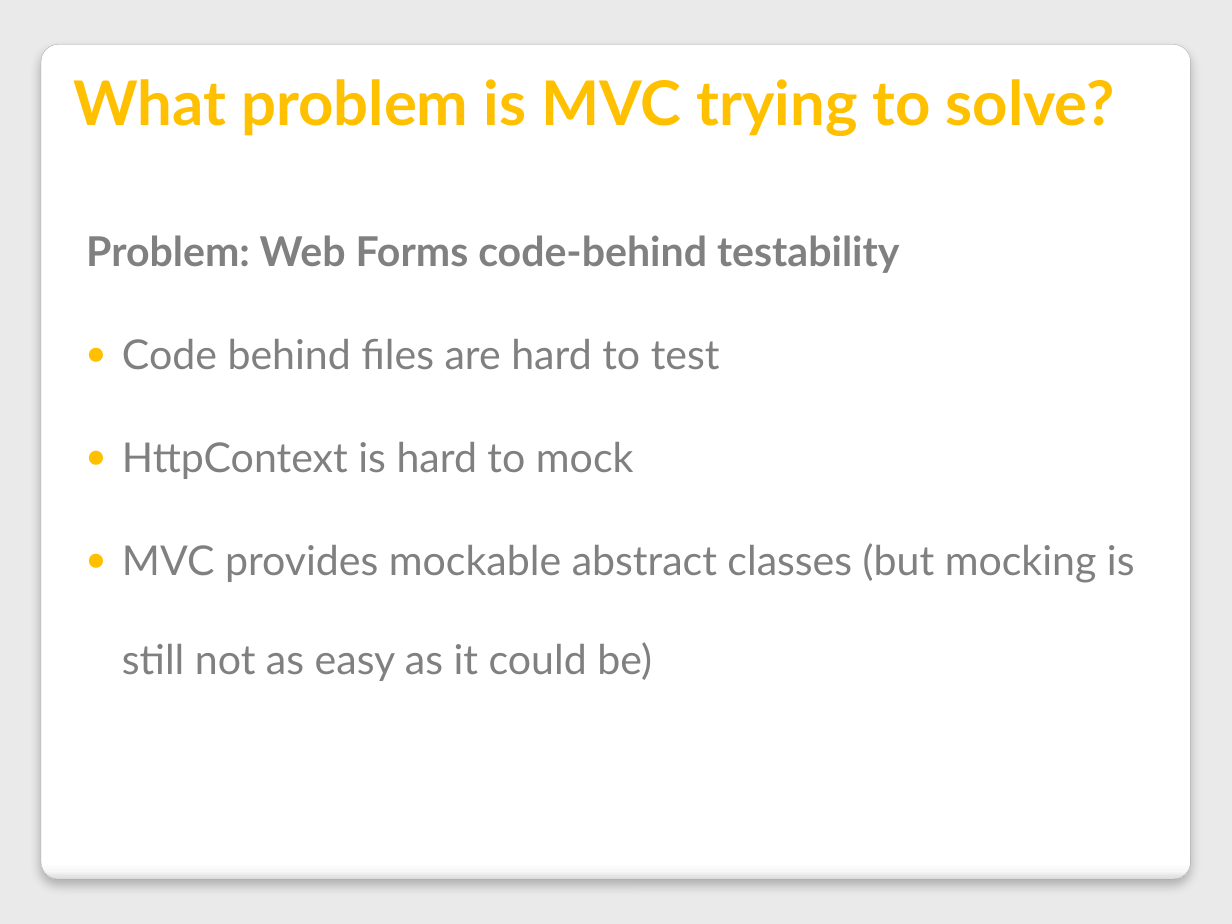
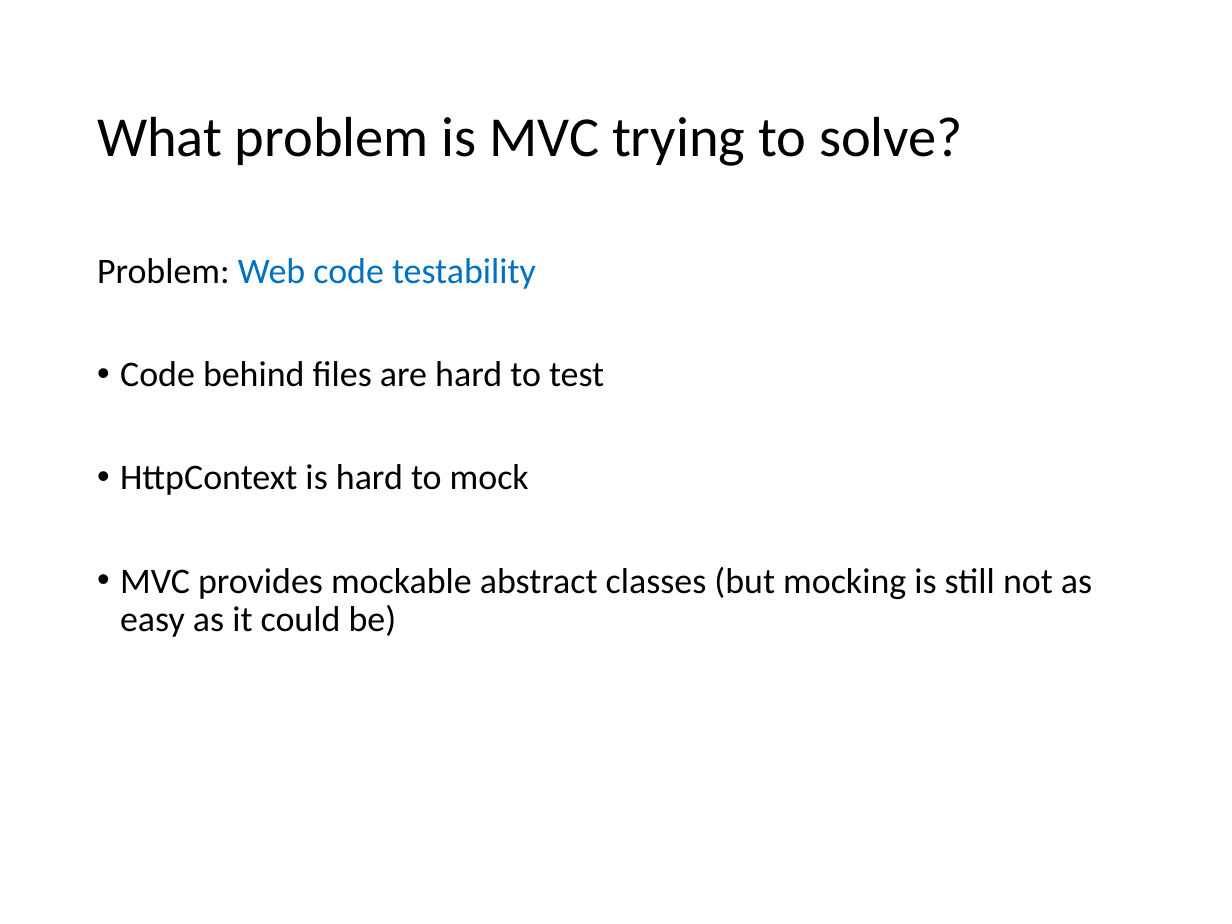
Before and after one commit to VolareSoftware/Presentations, a slide deck: slide 16 of Intro to MVC and Web API - Denver Dev Days/Introduction to MVC and Web API.pptx (slide 19 before the commit). Drawn at 1232x924 pixels with LibreOffice and Linux fonts; fonts in the diff are those of the drawing. Boxes give left, top, right and bottom in pixels: in the first picture for what was removed or moved away, otherwise in the second. Text is boxed around its words. In the diff, an @@ line names an element or a change of style, - is before the commit and + after.

Commit message:
updaate styles and grab old content, still need to update and add new stuff

```diff
--- a/Intro to MVC and Web API - Denver Dev Days/Introduction to MVC and Web API.pptx
+++ b/Intro to MVC and Web API - Denver Dev Days/Introduction to MVC and Web API.pptx
@@ background #EAEAEA to #FFFFFF @@
@@ rounded rectangle removed at [41, 44, 1190, 880] @@
@@ title "What problem is MVC trying ...": place and size @@
-title "What problem is MVC trying ..." at [74, 79, 1115, 136]
+title "What problem is MVC trying ..." at [97, 116, 963, 166]
@@ title "What problem is MVC trying ..." at [97, 116, 963, 166]: size 36 to 33 pt, font Lato to Calibri, text colour #FFC000 to #000000, bold off; line spacing 1 to 0.9; vertical alignment bottom to middle @@
@@ text "Problem: Web code testability": place and size @@
-text "Problem: Web code testability" at [86, 235, 1135, 681]
+text "Problem: Web code testability" at [97, 258, 1092, 637]
@@ text at [97, 258, 536, 289]: text changed; size 24 to 21 pt; font Lato to Calibri; text colour #808080 to #0070C0; bold off @@
-Problem: Web Forms code-behind testability
+Problem: Web code testability
@@ text at [120, 361, 1092, 637]: size 24 to 21 pt, font Lato to Calibri, text colour #808080 to #000000 in "Code behind files are hard to test", "HttpContext is hard to mock", "MVC provides mockable abstract classes (but mocking ..."; bullet ● to •; line spacing 2 to 0.9; more space between paragraphs @@
```
Also in this commit, not shown: 14 other slides changed, 10 slides added, 8 slides removed.
